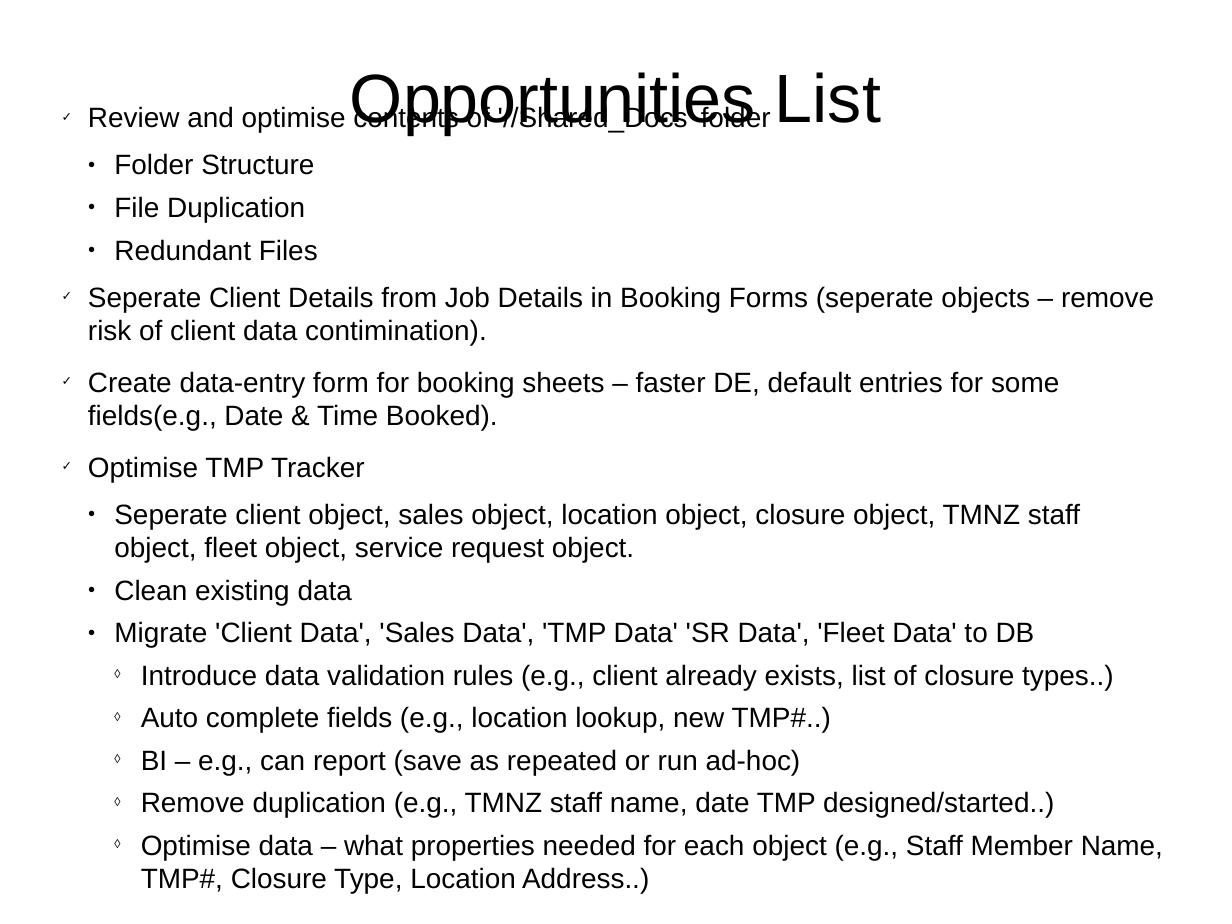
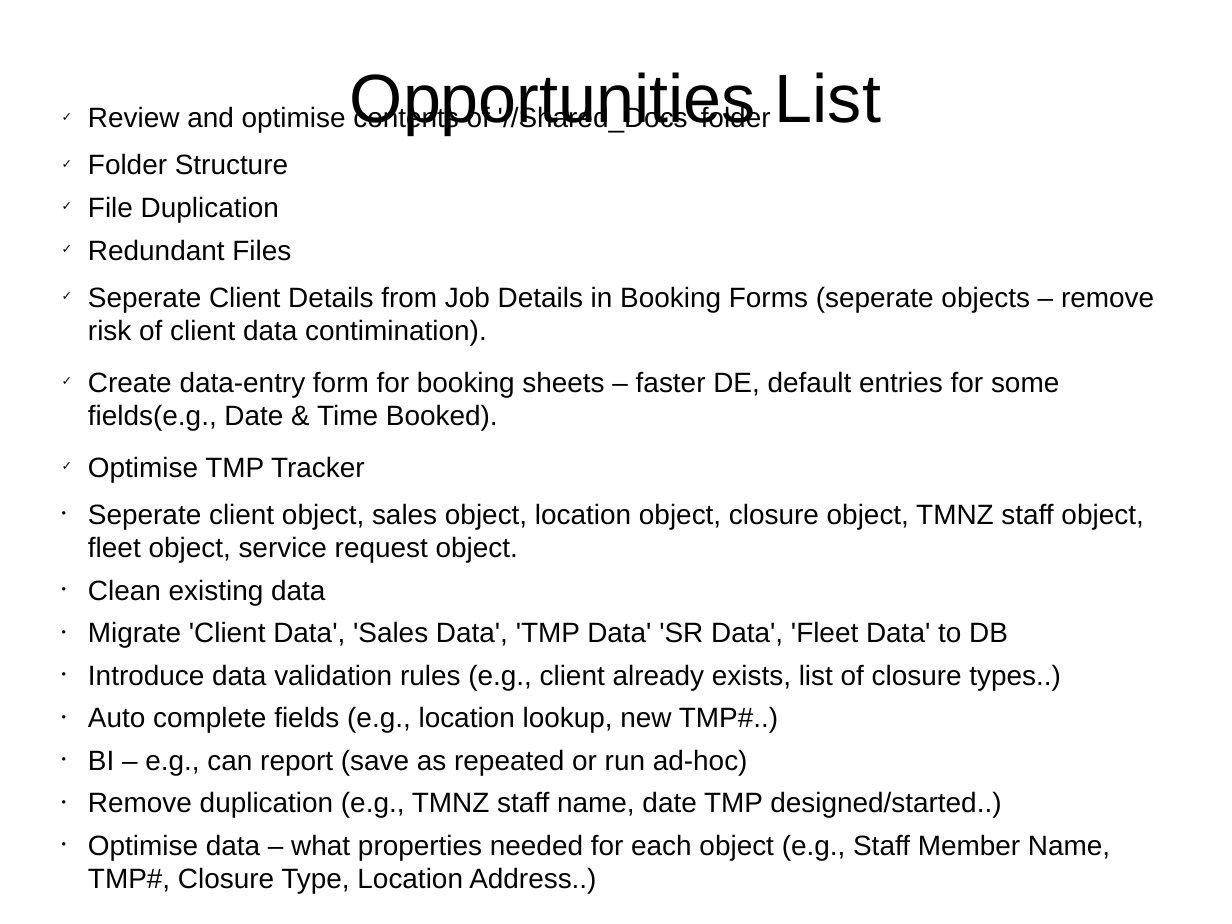
Before and after one commit to monkeysh1ne/TMNZ_Stuff, a slide deck: slide 18 of Workflows BP Models.odp (slide 15 before the commit). Drawn at 1232x924 pixels with LibreOffice and Linux fonts; fonts in the diff are those of the drawing. Boxes give left, top, right and bottom in pixels: in the first picture for what was removed or moved away, otherwise in the second. Text is boxed around its words. In the diff, an @@ line names an element or a change of style, - is before the commit and + after.

```diff
--- a/Workflows BP Models.odp
+++ b/Workflows BP Models.odp
@@ subtitle at (x1=88, y1=153, x2=1143, y2=894): bullet ● to ✓; list level 2 to 1 in "Folder Structure"; list level 2 to 1 in "File Duplication"; list level 2 to 1 in "Redundant Files"; bullet ● to •; list level 2 to 1 in "Seperate client object, sales object, ..."; list level 2 to 1 in "Clean existing data"; list level 2 to 1 in "Migrate 'Client Data', 'Sales Data', ..."; bullet ◊ to •; list level 3 to 1 in "Introduce data validation rules (e.g., ..."; list level 3 to 1 in "Auto complete fields (e.g., location ..."; list level 3 to 1 in "BI – e.g., can report ..."; list level 3 to 1 in "Remove duplication (e.g., TMNZ staff ..."; list level 3 to 1 in "Optimise data – what properties ..." @@
```
Also in this commit, not shown: 1 other slide changed, 9 slides added, 1 other file.
